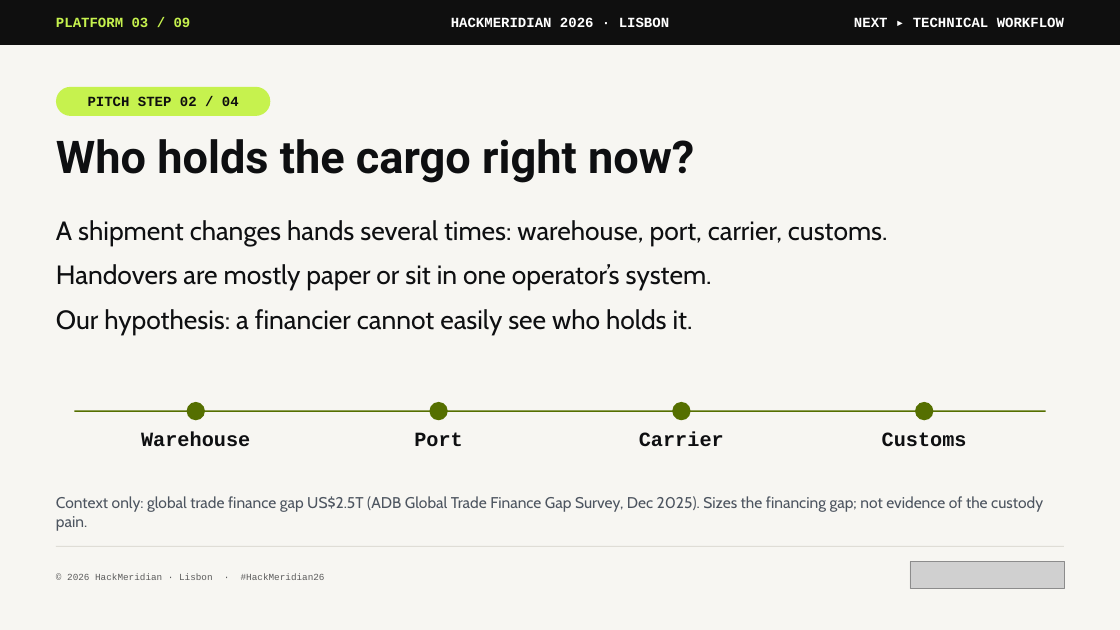
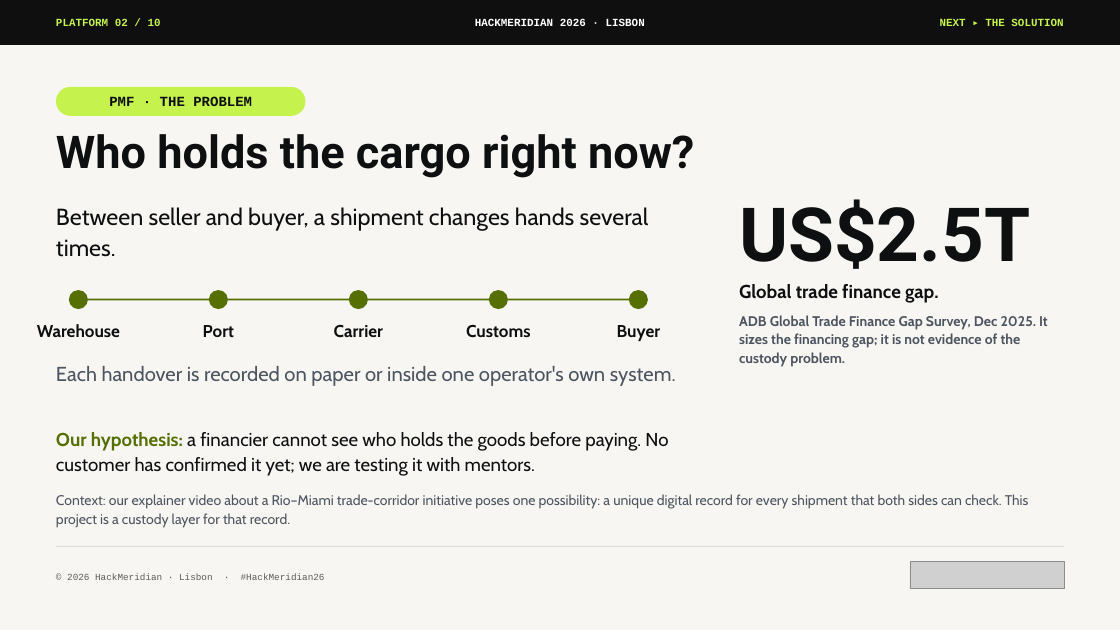
Before and after one commit to pwsaragossy/hackmeridian-cos, a slide deck: slide 2 of projects/hackmeridian-rail/deck/radox-custody-rail.pptx (slide 3 before the commit). Drawn at 1120x630 pixels with LibreOffice and Linux fonts; fonts in the diff are those of the drawing; grey boxes stand for pictures. Boxes give left, top, right and bottom in pixels: in the first picture for what was removed or moved away, otherwise in the second. Text is boxed around its words. In the diff, an @@ line names an element or a change of style, - is before the commit and + after.

Commit message:
update from hackmeridian-rail

```diff
--- a/projects/hackmeridian-rail/deck/radox-custody-rail.pptx
+++ b/projects/hackmeridian-rail/deck/radox-custody-rail.pptx
@@ text at (x1=56, y1=19, x2=161, y2=26): text changed; size 18 to 14 pt @@
-PLATFORM 03 / 09
+PLATFORM 02 / 10
@@ text "HACKMERIDIAN 2026 · LISBON" at (x1=475, y1=19, x2=645, y2=26): size 18 to 14 pt @@
@@ text at (x1=940, y1=19, x2=1063, y2=26): text changed; size 18 to 14 pt; text colour #FFFFFF to #C6F24E @@
-NEXT ▸ TECHNICAL WORKFLOW
+NEXT ▸ THE SOLUTION
@@ rounded rectangle removed at (x1=56, y1=87, x2=270, y2=116) @@
-PITCH STEP 02 / 04
@@ rounded rectangle added at (x1=56, y1=87, x2=306, y2=116), fill #C6F24E, 18 pt, text #0E0F11, bold @@
+PMF · THE PROBLEM
@@ text "Who holds the cargo right ..." at (x1=56, y1=134, x2=694, y2=178): more space between paragraphs @@
@@ text added at (x1=56, y1=207, x2=649, y2=257), 30 pt, text #0E0F11 @@
+Between seller and buyer, a shipment changes hands several times.
@@ text added at (x1=739, y1=199, x2=1030, y2=269), 96 pt, text #0E0F11, bold @@
+US$2.5T
@@ text removed at (x1=56, y1=220, x2=888, y2=335) @@
-A shipment changes hands several times: warehouse, port, carrier, customs.
-Handovers are mostly paper or sit in one operator’s system.
-Our hypothesis: a financier cannot easily see who holds it.
@@ ellipse added at (x1=69, y1=290, x2=88, y2=309), fill #556F00 @@
@@ rectangle added at (x1=78, y1=298, x2=638, y2=300), fill #556F00 @@
@@ ellipse moved from (x1=186, y1=402, x2=205, y2=421) to (x1=209, y1=290, x2=228, y2=309) @@
@@ ellipse moved from (x1=915, y1=402, x2=934, y2=421) to (x1=349, y1=290, x2=368, y2=309) @@
@@ ellipse moved from (x1=430, y1=402, x2=448, y2=421) to (x1=489, y1=290, x2=508, y2=309) @@
@@ ellipse moved from (x1=672, y1=402, x2=690, y2=421) to (x1=629, y1=290, x2=648, y2=309) @@
@@ text at (x1=739, y1=284, x2=1048, y2=367): text changed; size 20 to 18 pt; bold on @@
-Context only: global trade finance gap US$2.5T (ADB Global Trade Finance Gap Survey, Dec 2025). Sizes the financing gap; not evidence of the custody pain.
+Global trade finance gap.
+ADB Global Trade Finance Gap Survey, Dec 2025. It sizes the financing gap; it is not evidence of the custody problem.
@@ text "Warehouse" moved from (x1=141, y1=432, x2=250, y2=447) to (x1=37, y1=324, x2=120, y2=337) @@
@@ text "Port" moved from (x1=414, y1=432, x2=463, y2=447) to (x1=203, y1=325, x2=234, y2=337) @@
@@ text "Carrier" moved from (x1=639, y1=432, x2=724, y2=447) to (x1=334, y1=325, x2=383, y2=338) @@
@@ size 26 to 22 pt, font Courier New to Cabin; line spacing 1 to 1.12; more space between paragraphs in 4 elements at (x1=37, y1=324, x2=120, y2=337), (x1=203, y1=325, x2=234, y2=337), (x1=334, y1=325, x2=383, y2=338), (x1=466, y1=324, x2=530, y2=338) @@
@@ text "Customs" moved from (x1=882, y1=432, x2=967, y2=447) to (x1=466, y1=324, x2=530, y2=338) @@
@@ text added at (x1=617, y1=325, x2=661, y2=341), 22 pt, text #0E0F11, bold @@
+Buyer
@@ text added at (x1=56, y1=366, x2=676, y2=386), 26 pt, text #4D5560 @@
+Each handover is recorded on paper or inside one operator's own system.
@@ rectangle removed at (x1=74, y1=410, x2=1046, y2=412) @@
@@ text added at (x1=56, y1=432, x2=668, y2=476), 24 pt, text #0E0F11 @@
+Our hypothesis: a financier cannot see who holds the goods before paying. No customer has confirmed it yet; we are testing it with mentors.
@@ text added at (x1=56, y1=494, x2=1029, y2=528), 18 pt, text #4D5560 @@
+Context: our explainer video about a Rio–Miami trade-corridor initiative poses one possibility: a unique digital record for every shipment that both sides can check. This project is a custody layer for that record.
```
Also in this commit, not shown: 5 other slides changed, 4 slides added, 3 slides removed, 12 other files.
